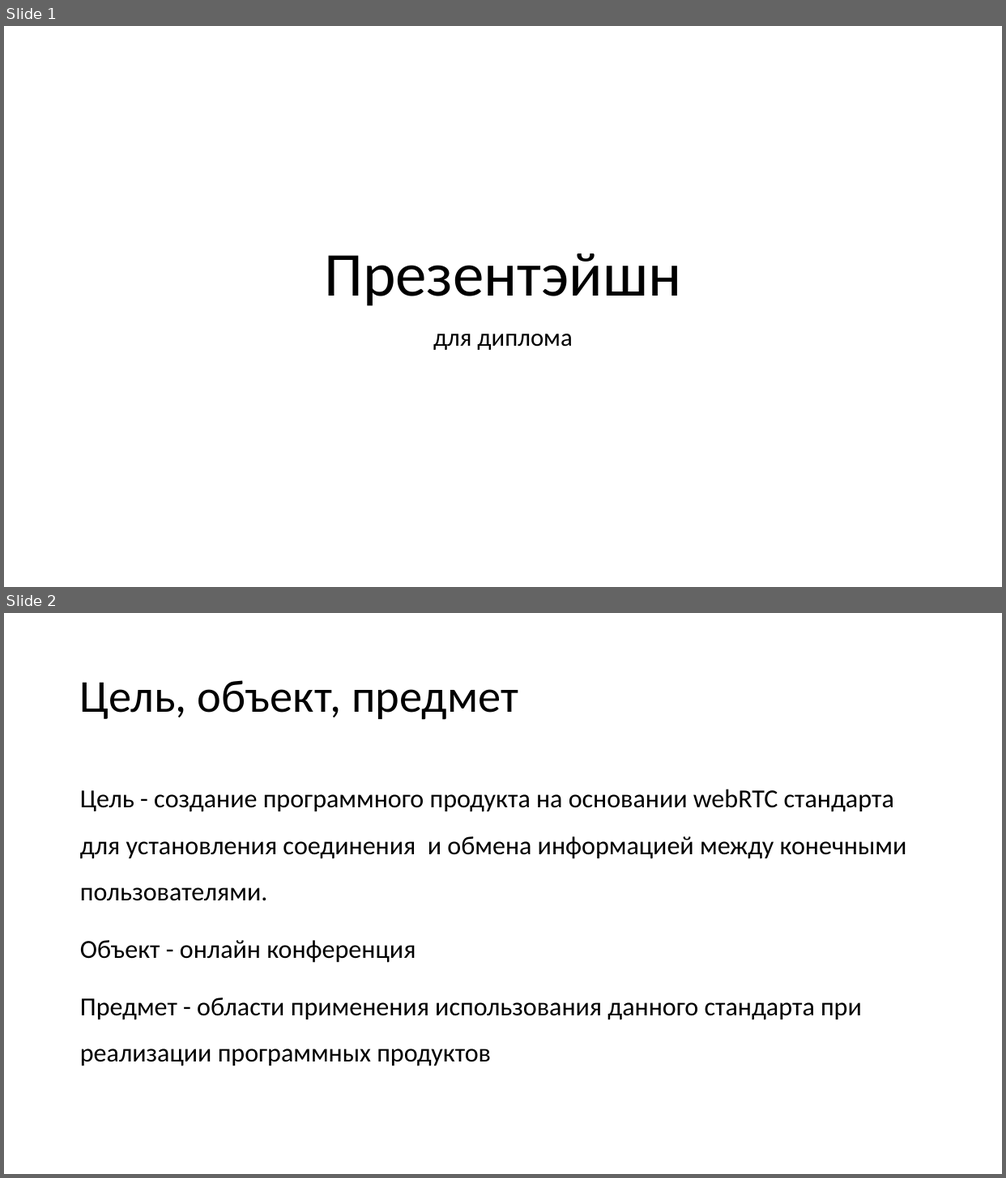
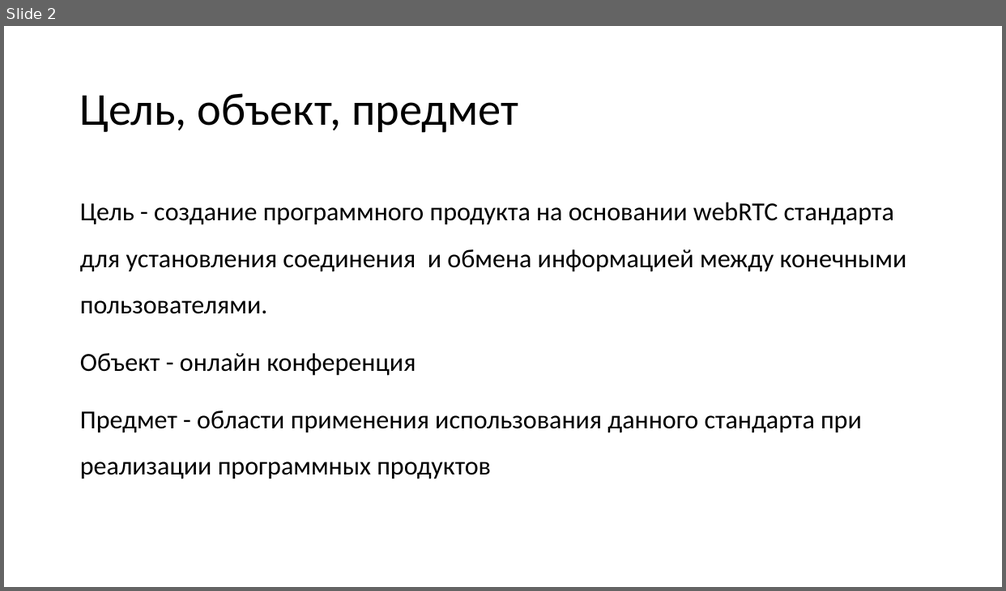
Before and after one commit to vladstarikov88/diploma, a slide deck: presentation.pptx. Shown one above the other, each under a label of ours: slides 1 and 2 before the commit, slide 2 after it. The pictures are 1006x1178 and 1006x591 pixels, drawn with LibreOffice and Linux fonts; fonts in the diff are those of the drawing. Boxes give left, top, right and bottom in pixels: in the first picture for what was removed or moved away, otherwise in the second. Text is boxed around its words. In the diff, an @@ line names an element or a change of style, - is before the commit and + after.

```diff
--- a/presentation.pptx
+++ b/presentation.pptx
@@ slide 1 removed at (x1=4, y1=26, x2=1002, y2=587), background #FFFFFF @@
@@ title removed at (x1=324, y1=254, x2=681, y2=306) @@
-Презентэйшн
@@ subtitle removed at (x1=433, y1=334, x2=572, y2=350) @@
-для диплома
```
Also in this commit, not shown: 2 slides changed, 1 slide added, 5 other files.
